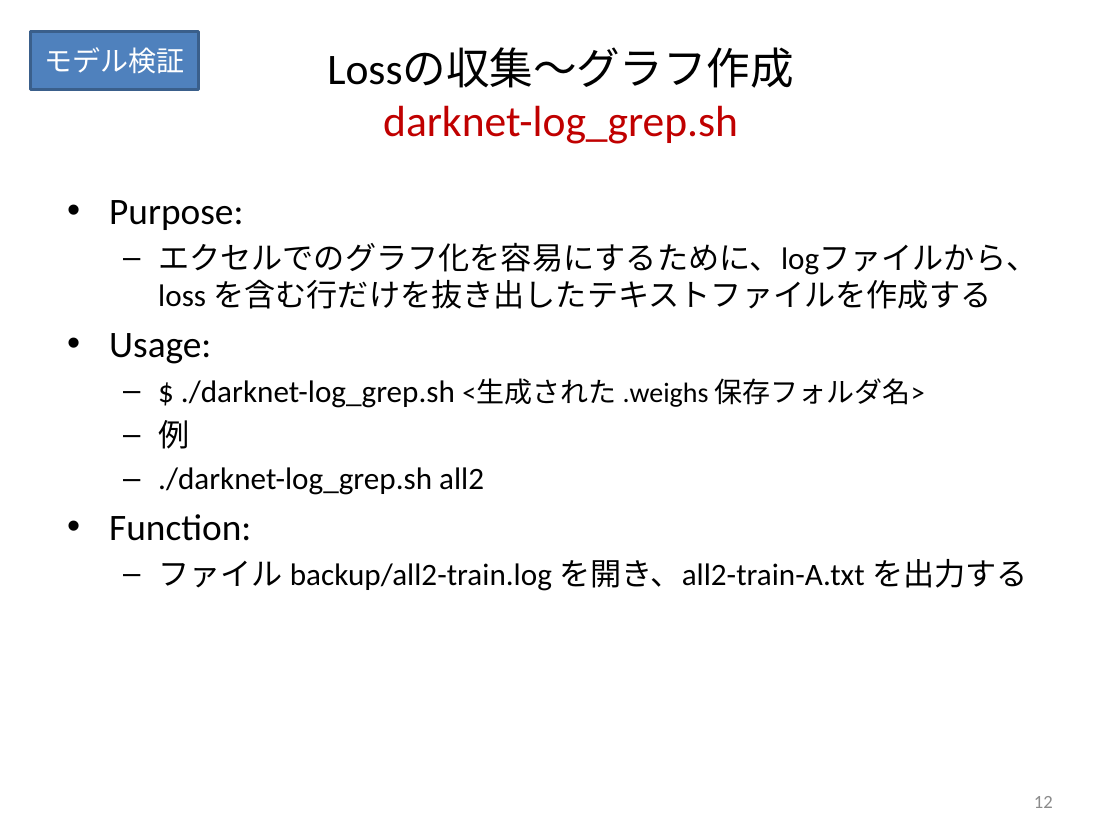
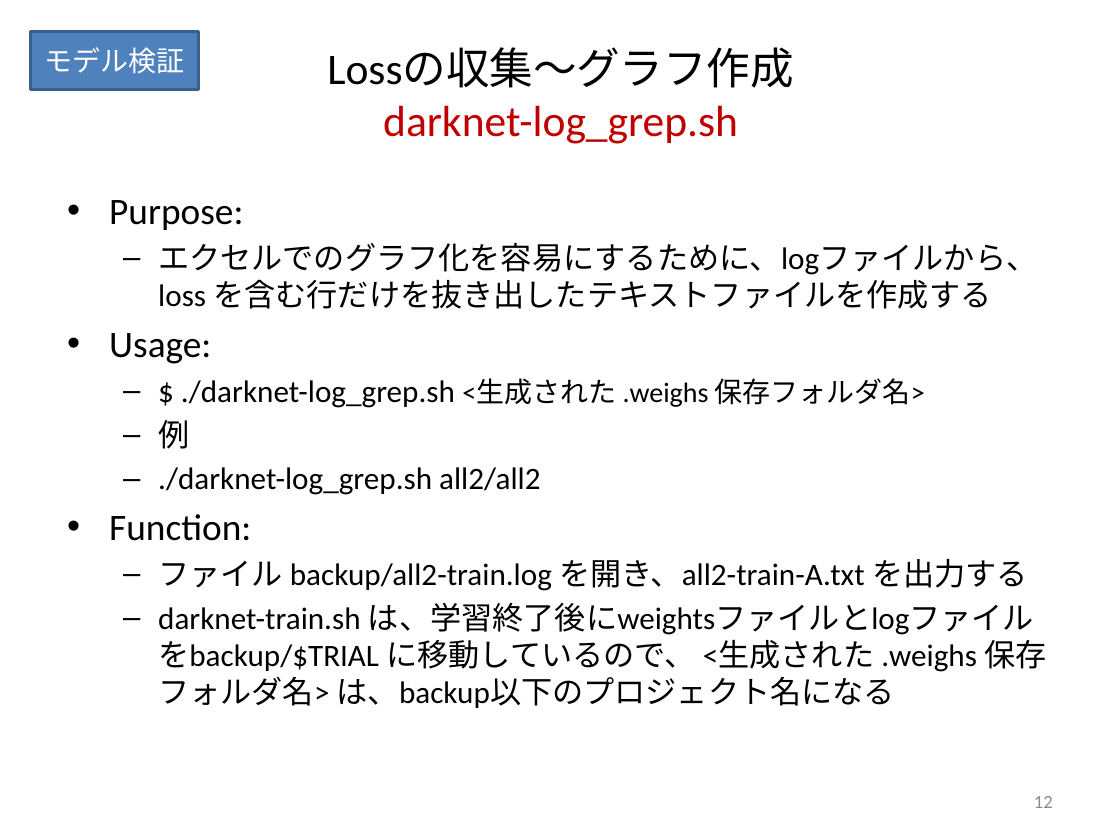
Before and after one commit to keides2/android-yolo-v2, a slide deck: slide 12 of docs/[PPTX] ごみ分別人工知能スマホアプリ作成手順.pptx. Drawn at 1120x840 pixels with LibreOffice and Linux fonts; fonts in the diff are those of the drawing. Boxes give left, top, right and bottom in pixels: in the first picture for what was removed or moved away, otherwise in the second. Text is boxed around its words. In the diff, an @@ line names an element or a change of style, - is before the commit and + after.

```diff
--- a/docs/[PPTX] ごみ分別人工知能スマホアプリ作成手順.pptx
+++ b/docs/[PPTX] ごみ分別人工知能スマホアプリ作成手順.pptx
@@ text at <box>158,467,540,495</box>: text changed @@
-  – ./darknet-log_grep.sh all2
+  – ./darknet-log_grep.sh all2/all2
@@ text at <box>158,603,1046,708</box>: paragraph added @@
+  – darknet-train.sh は、学習終了後にweightsファイルとlogファイルをbackup/$TRIAL に移動しているので、 <生成された .weighs 保存フォルダ名> は、backup以下のプロジェクト名になる
```
Also in this commit, not shown: 7 other slides changed, 3 other files.
